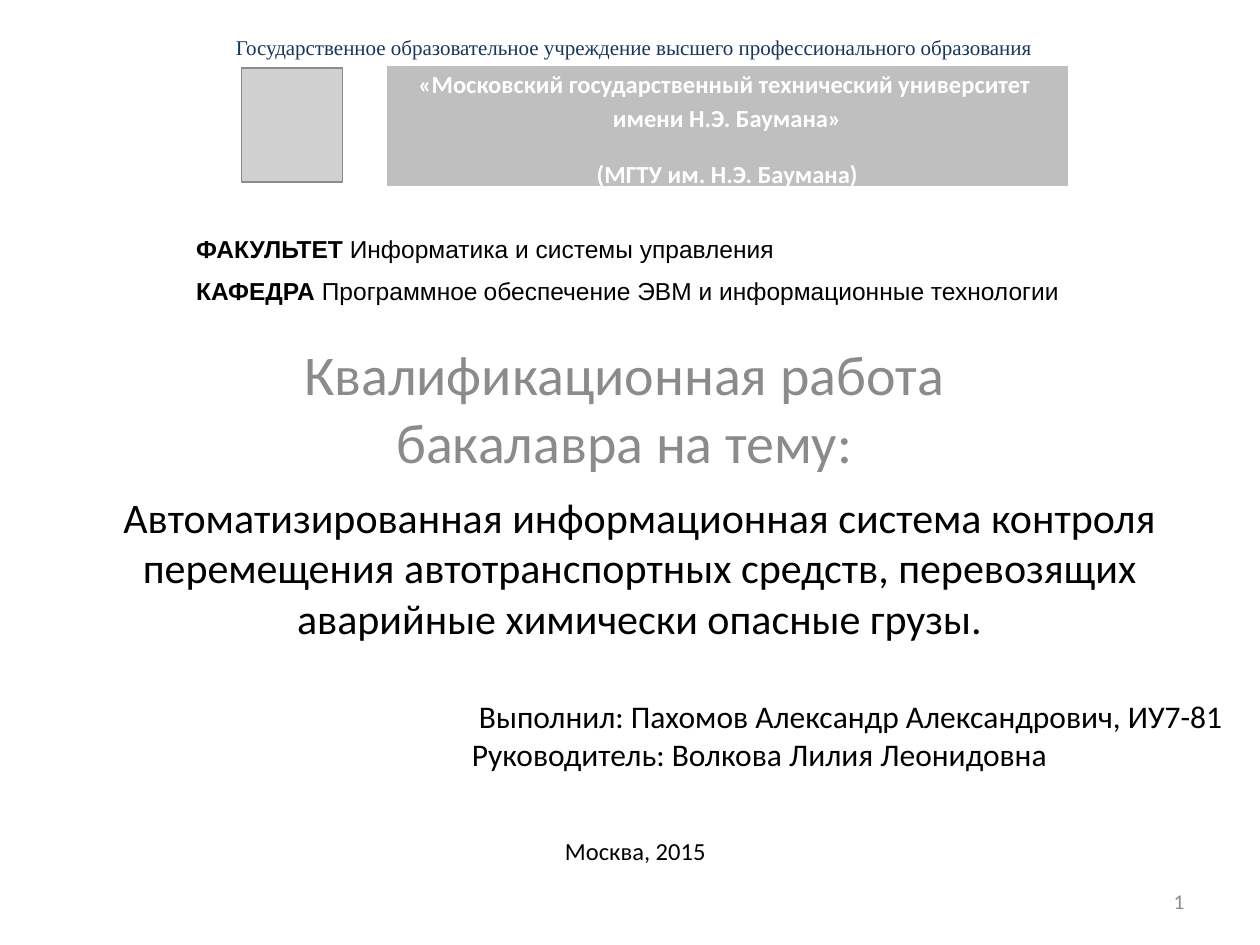
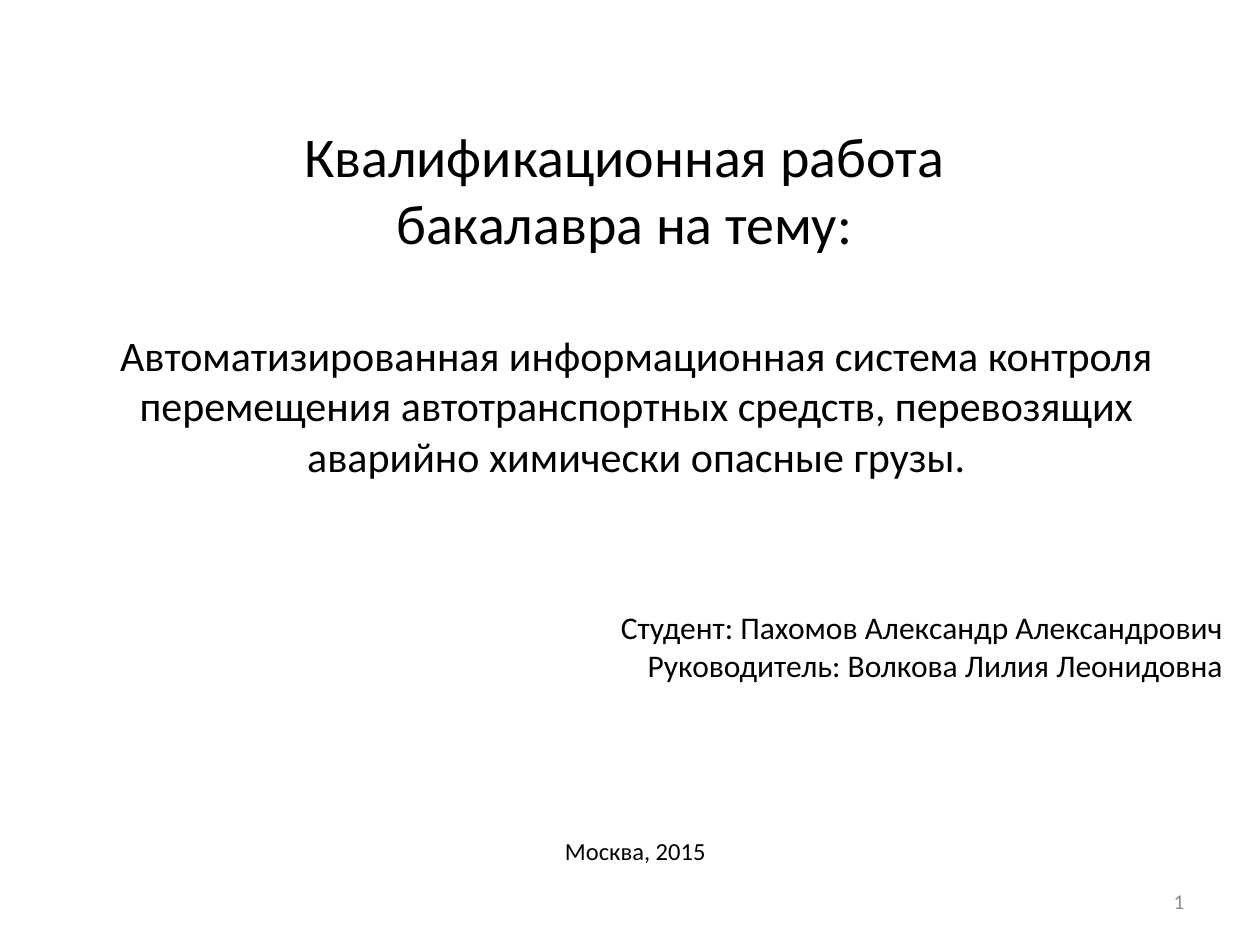
Before and after one commit to SanSanch5/BachelorDiplom, a slide deck: slide 1 of РПЗ/Презентация.pptx. Drawn at 1260x945 pixels with LibreOffice and Linux fonts; fonts in the diff are those of the drawing; grey boxes stand for pictures. Boxes give left, top, right and bottom in pixels: in the first picture for what was removed or moved away, otherwise in the second. Text is boxed around its words. In the diff, an @@ line names an element or a change of style, - is before the commit and + after.

```diff
--- a/РПЗ/Презентация.pptx
+++ b/РПЗ/Презентация.pptx
@@ text removed at <box>236,40,1032,60</box> @@
-Государственное образовательное учреждение высшего профессионального образования
@@ table removed at <box>188,66,1067,193</box>, 1 rows, 2 columns @@
- | «Московский государственный технический университет имени Н.Э. Баумана» / (МГТУ им. Н.Э. Баумана)
@@ picture removed at <box>241,68,341,183</box> @@
@@ subtitle "Квалификационная работа бакалавра на тему:": place and size @@
-subtitle "Квалификационная работа бакалавра на тему:" at <box>304,357,944,472</box>
+subtitle "Квалификационная работа бакалавра на тему:" at <box>304,139,944,253</box>
@@ subtitle "Квалификационная работа бакалавра на тему:" at <box>304,139,944,253</box>: text colour #8C8C8C to #000000 @@
@@ text removed at <box>196,240,1059,305</box> @@
-ФАКУЛЬТЕТ Информатика и системы управления
-КАФЕДРА Программное обеспечение ЭВМ и информационные технологии
@@ title at <box>120,342,1153,479</box>: text changed @@
-Автоматизированная информационная система контроля перемещения автотранспортных средств, перевозящих аварийные химически опасные грузы.
+Автоматизированная информационная система контроля перемещения автотранспортных средств, перевозящих аварийно химически опасные грузы.
@@ text "Студент: Пахомов Александр Александрович": place and size @@
-text "Студент: Пахомов Александр Александрович" at <box>472,706,1222,772</box>
+text "Студент: Пахомов Александр Александрович" at <box>621,618,1222,683</box>
@@ text at <box>621,618,1222,645</box>: text changed @@
-Выполнил: Пахомов Александр Александрович, ИУ7-81
+Студент: Пахомов Александр Александрович
```
Also in this commit, not shown: 2 other slides changed, 10 slides added, 7 slides removed, 23 other files.
